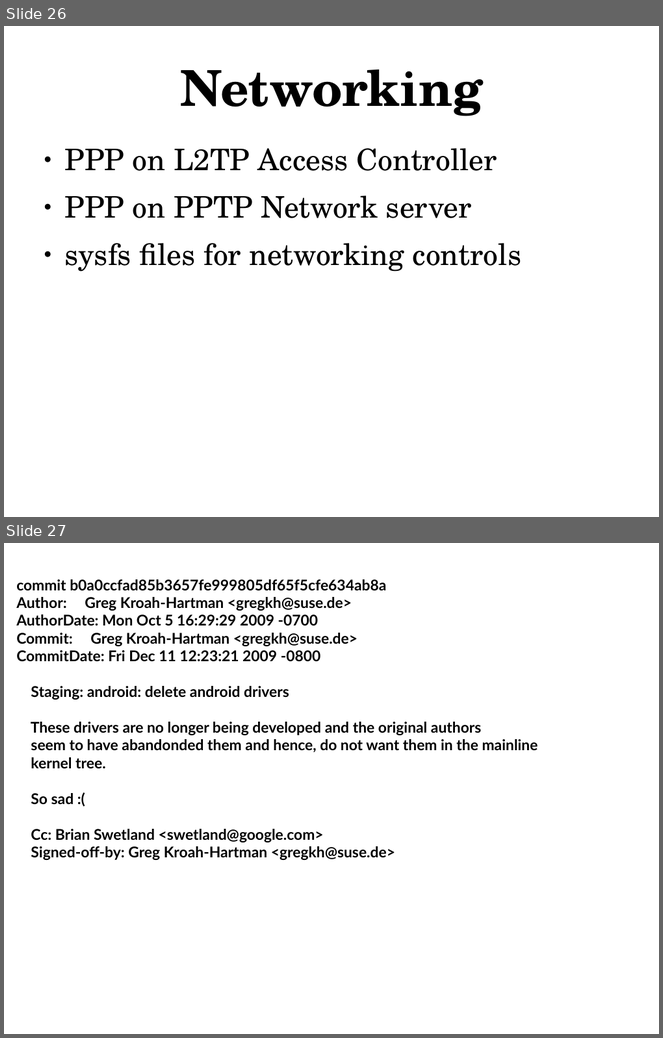
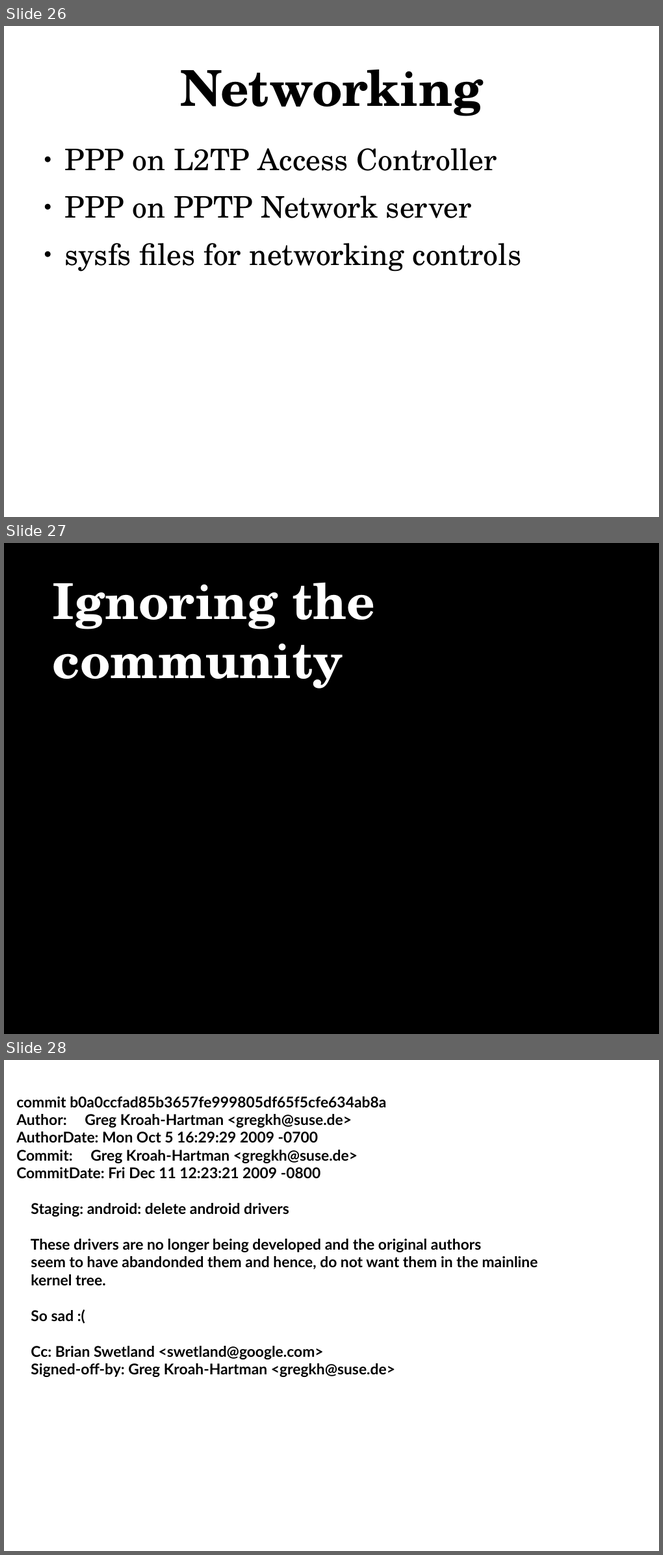
Before and after one commit to gregkh/android-presentation, a slide deck: android-kernel.odp. Shown one above the other, each under a label of ours: slides 26 and 27 before the commit, slides 26, 27 and 28 after it. The pictures are 663x1038 and 663x1555 pixels, drawn with LibreOffice and Linux fonts; fonts in the diff are those of the drawing. Boxes give left, top, right and bottom in pixels: in the first picture for what was removed or moved away, otherwise in the second. Text is boxed around its words. In the diff, an @@ line names an element or a change of style, - is before the commit and + after.

Commit message:
updated presentation

```diff
--- a/android-kernel.odp
+++ b/android-kernel.odp
@@ slide 27 added at (4,543,659,1034), background #FFFFFF @@
@@ rectangle added at (4,543,659,1034), fill #000000 @@
@@ text added at (53,583,375,689), 60 pt, text #FFFFFF, bold @@
+Ignoring the community
@@ what was slide 27 is now slide 28 @@
```
Also in this commit, not shown: 1 slide changed, 1 other slide added, 1 slide removed, 1 other file.
